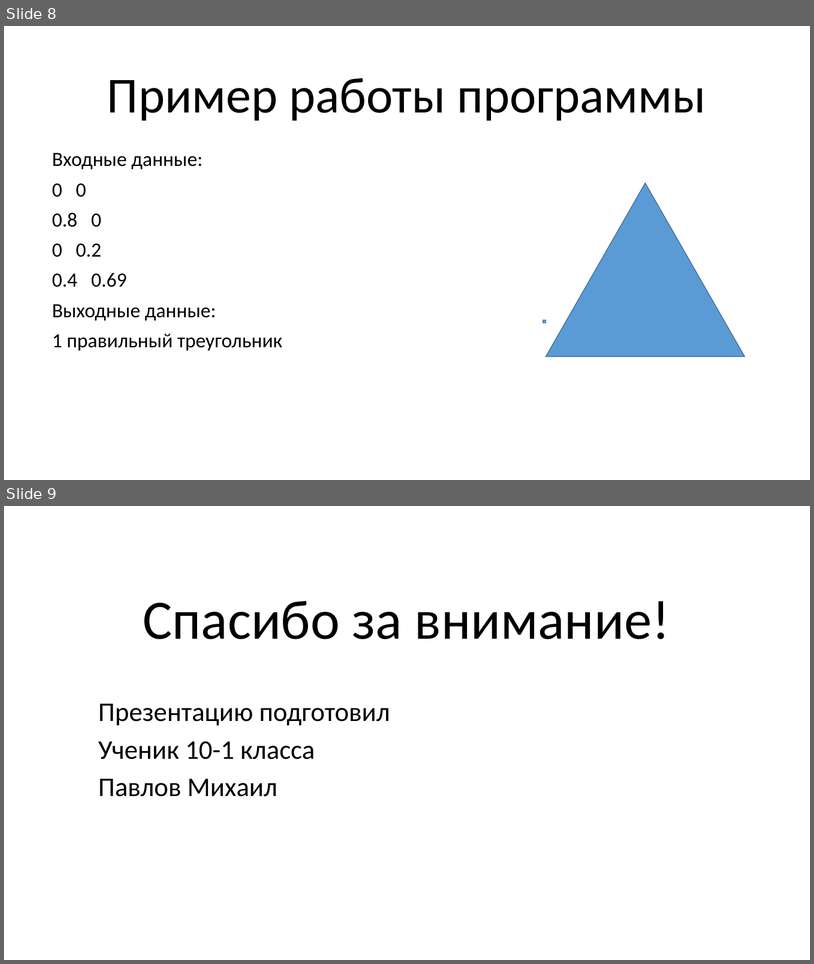
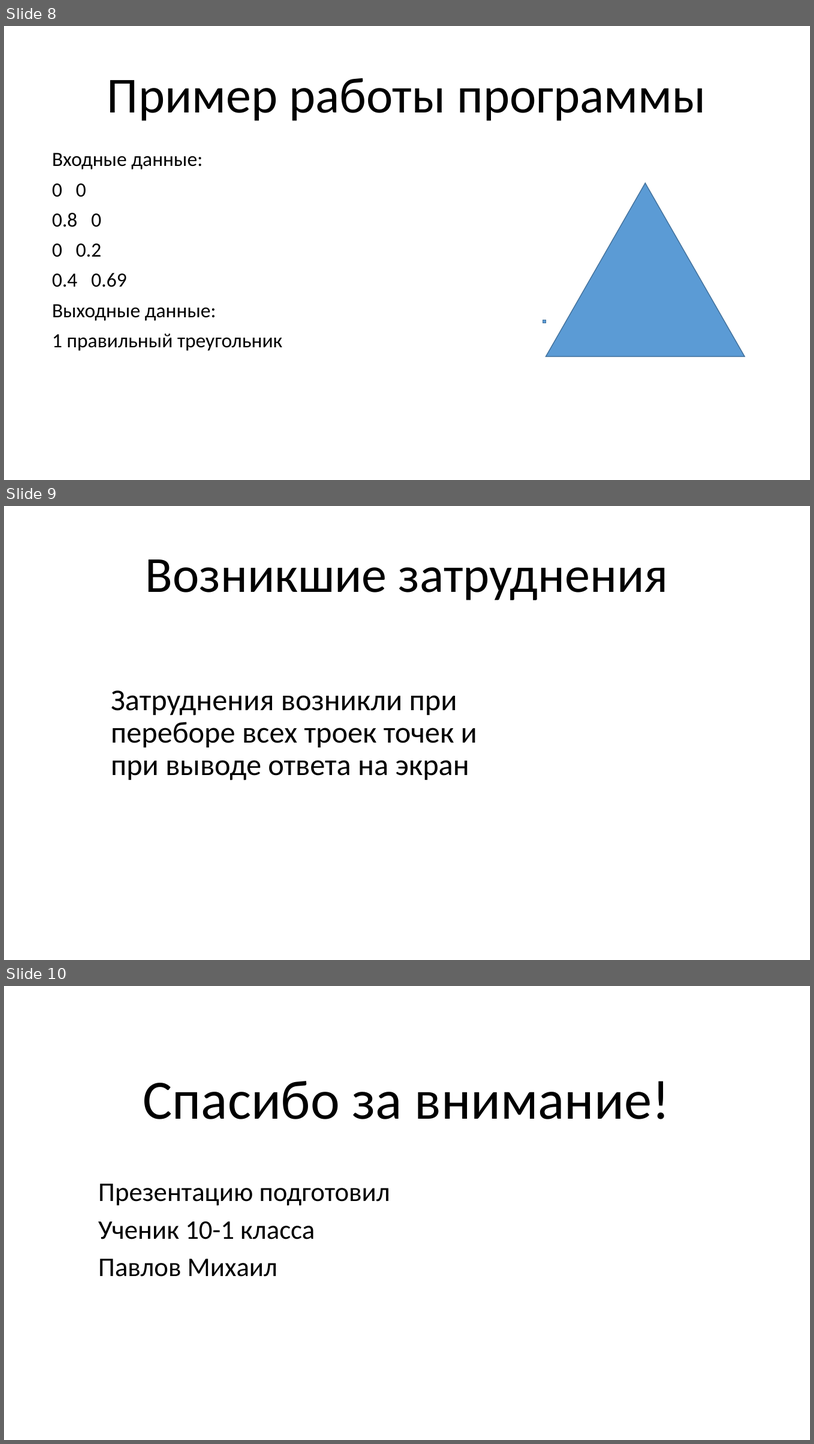
Before and after one commit to pavlovmd24/JavaGl239Project-master, a slide deck: report/презентация павлов михаил 10-1.pptx. Shown one above the other, each under a label of ours: slides 8 and 9 before the commit, slides 8, 9 and 10 after it. The pictures are 814x964 and 814x1444 pixels, drawn with LibreOffice and Linux fonts; fonts in the diff are those of the drawing. Boxes give left, top, right and bottom in pixels: in the first picture for what was removed or moved away, otherwise in the second. Text is boxed around its words. In the diff, an @@ line names an element or a change of style, - is before the commit and + after.

```diff
--- a/report/презентация павлов михаил 10-1.pptx
+++ b/report/презентация павлов михаил 10-1.pptx
@@ slide 9 added at (x1=4, y1=506, x2=810, y2=960), background #FFFFFF @@
@@ title added at (x1=146, y1=559, x2=669, y2=600), 60 pt, text #000000 @@
+Возникшие затруднения
@@ subtitle added at (x1=111, y1=690, x2=477, y2=780), 36 pt, text #000000 @@
+Затруднения возникли при переборе всех троек точек и при выводе ответа на экран
@@ what was slide 9 is now slide 10 @@
```
Also in this commit, not shown: 1 slide changed, 3 other files.
